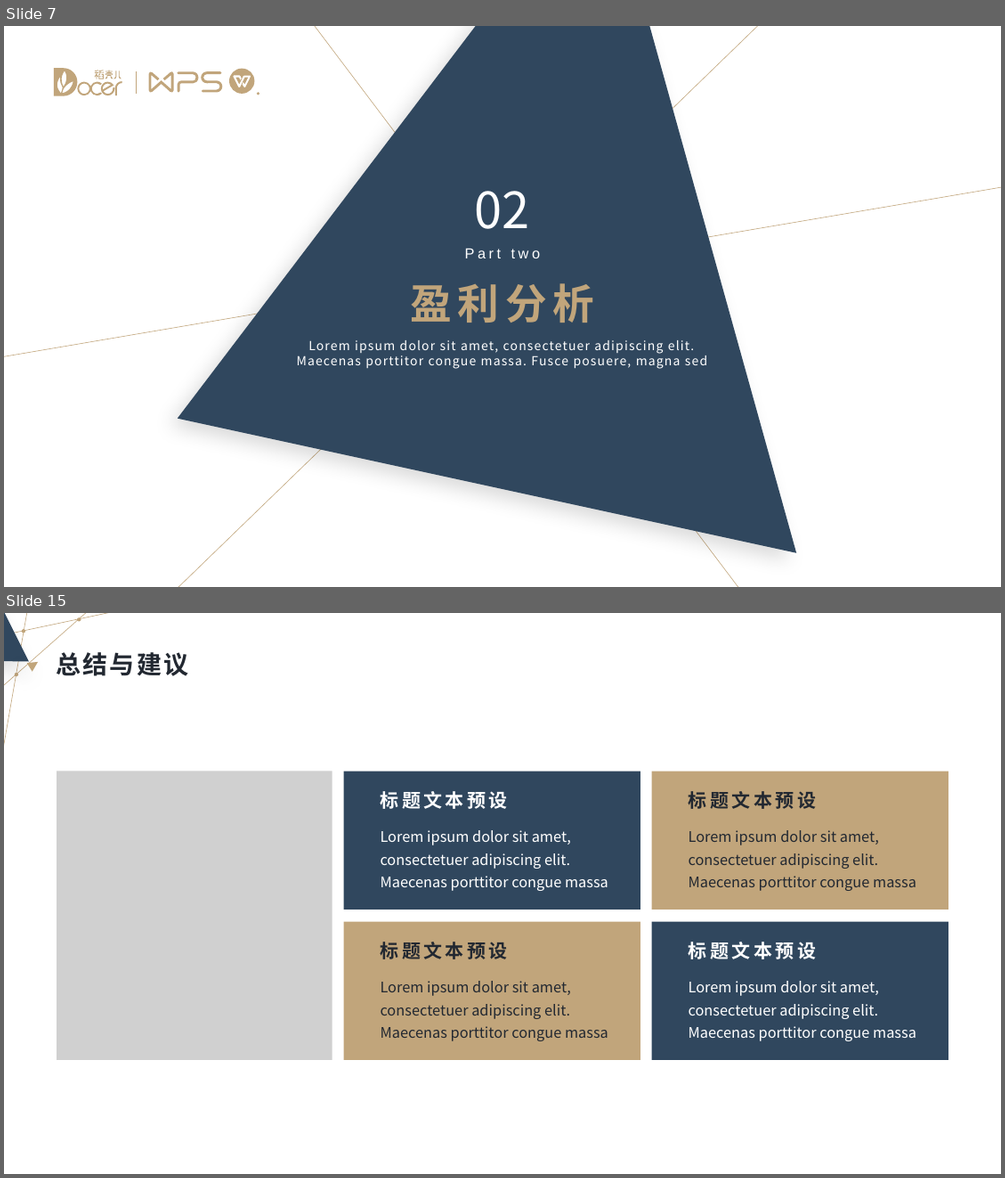
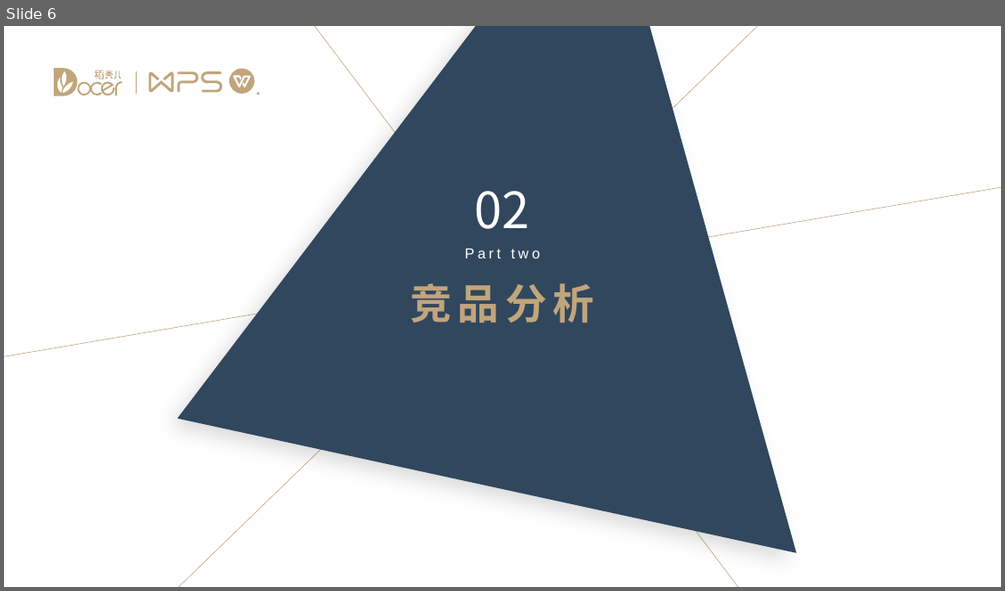
Before and after one commit to android-app-development-course/2024-Spring-Computer-1-EasyStoring, a slide deck: 开发文档/收纳易产品方案分析.pptx. Shown one above the other, each under a label of ours: slides 7 and 15 before the commit, slide 6 after it; the slides between them are not shown. The pictures are 1005x1178 and 1005x591 pixels, drawn with LibreOffice and Linux fonts; fonts in the diff are those of the drawing; grey boxes stand for pictures. Boxes give left, top, right and bottom in pixels: in the first picture for what was removed or moved away, otherwise in the second. Text is boxed around its words. In the diff, an @@ line names an element or a change of style, - is before the commit and + after.

```diff
--- a/开发文档/收纳易产品方案分析.pptx
+++ b/开发文档/收纳易产品方案分析.pptx
@@ slide 15 removed at (4, 613, 1001, 1174), background #FFFFFF @@
@@ line removed from (30, 613) to (4, 757) @@
@@ line removed from (94, 613) to (4, 700) @@
@@ line removed from (117, 613) to (4, 650) @@
@@ freeform shape removed at (4, 613, 32, 692) @@
@@ ellipse removed at (22, 629, 26, 633) @@
@@ ellipse removed at (77, 617, 81, 622) @@
@@ freeform shape removed at (27, 658, 41, 673) @@
@@ title removed at (56, 652, 188, 676) @@
-总结与建议
@@ ellipse removed at (14, 673, 18, 677) @@
@@ group removed at (57, 771, 948, 1060): 8 texts, 4 rounded rectangles, 1 picture @@
-标题文本预设
-Lorem ipsum dolor sit amet, consectetuer adipiscing elit. Maecenas porttitor congue massa
-标题文本预设
-Lorem ipsum dolor sit amet, consectetuer adipiscing elit. Maecenas porttitor congue massa
-标题文本预设
-Lorem ipsum dolor sit amet, consectetuer adipiscing elit. Maecenas porttitor congue massa
-标题文本预设
-Lorem ipsum dolor sit amet, consectetuer adipiscing elit. Maecenas porttitor congue massa
@@ what was slide 7 is now slide 6 @@
@@ slide 6 changed as well @@
@@ text at (410, 283, 594, 322): text changed @@
-盈利分析
+竞品分析
@@ text removed at (297, 340, 707, 369) @@
-Lorem ipsum dolor sit amet, consectetuer adipiscing elit. Maecenas porttitor congue massa. Fusce posuere, magna sed
```
Also in this commit, not shown: 5 other slides changed, 16 slides added, 9 other slides removed, 2 other files.
